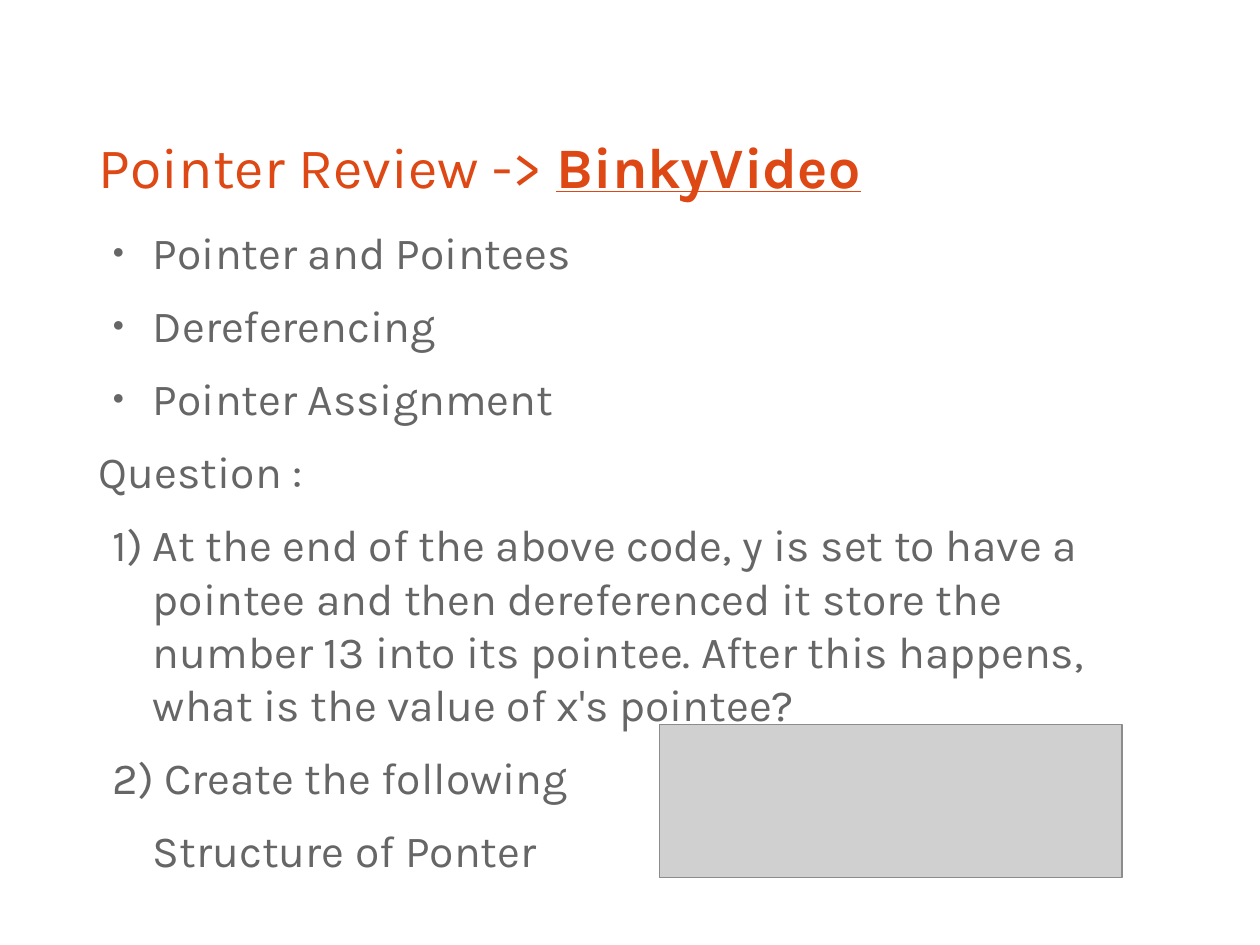
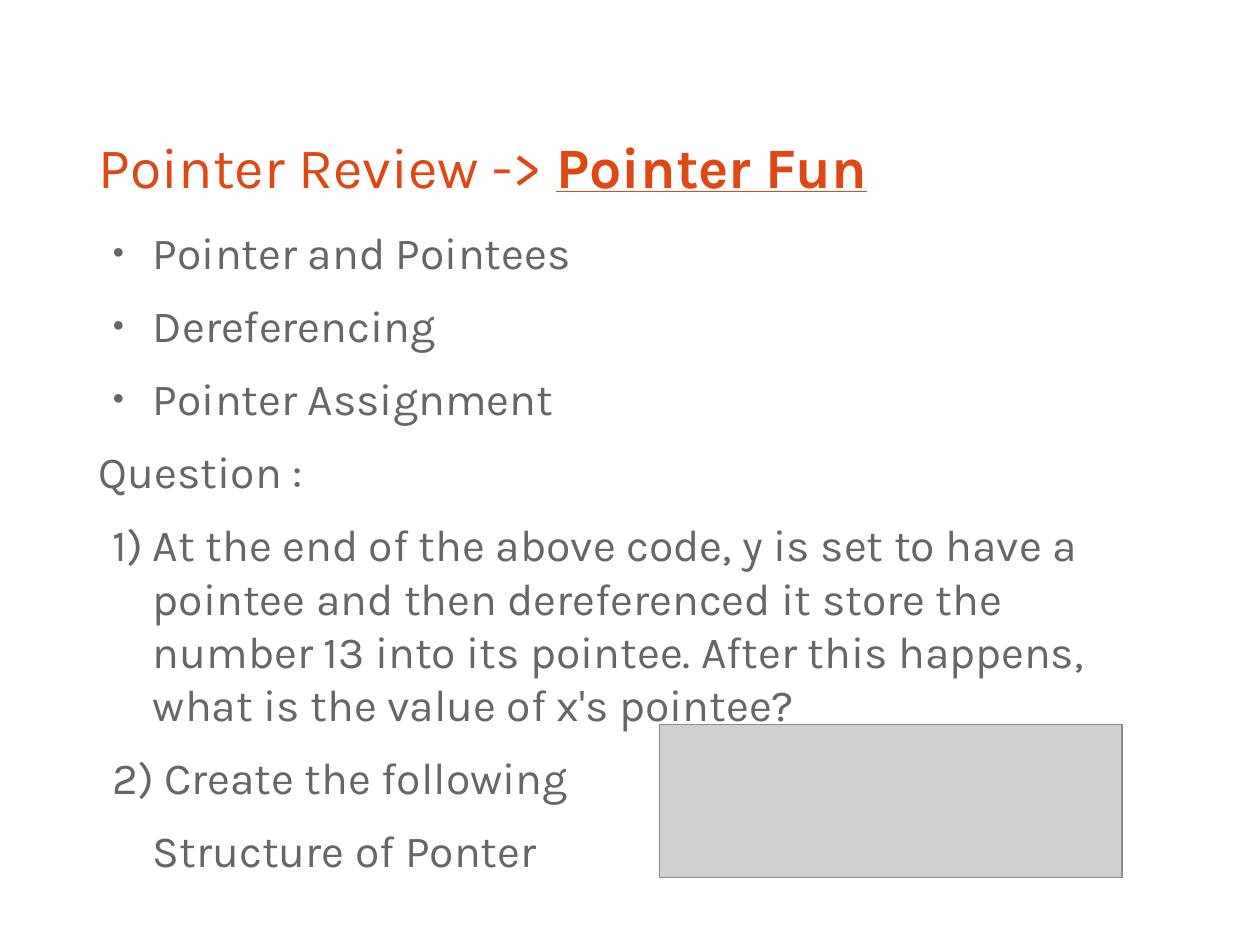
Before and after one commit to bagustris/prokom-tf, a slide deck: slide 4 of prokom5.odp. Drawn at 1260x945 pixels with LibreOffice and Linux fonts; fonts in the diff are those of the drawing; grey boxes stand for pictures. Boxes give left, top, right and bottom in pixels: in the first picture for what was removed or moved away, otherwise in the second. Text is boxed around its words. In the diff, an @@ line names an element or a change of style, - is before the commit and + after.

```diff
--- a/prokom5.odp
+++ b/prokom5.odp
@@ title at (99, 147, 867, 192): text changed @@
-Pointer Review -> BinkyVideo
+Pointer Review -> Pointer Fun
```
Also in this commit, not shown: 2 other files.
